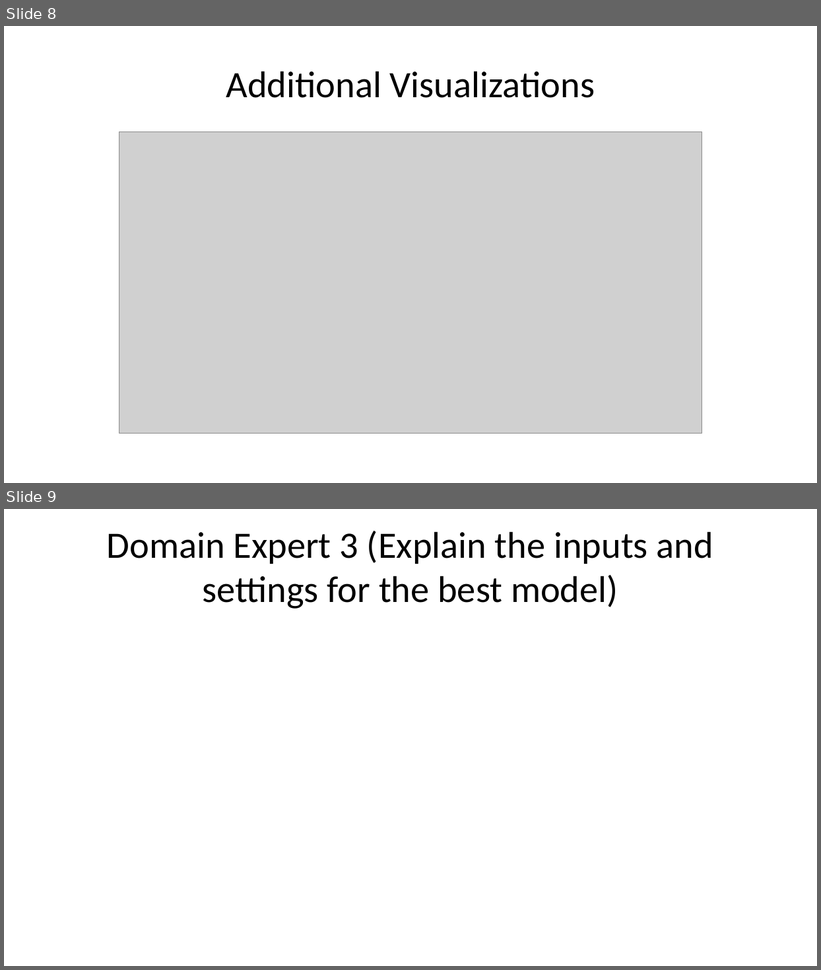
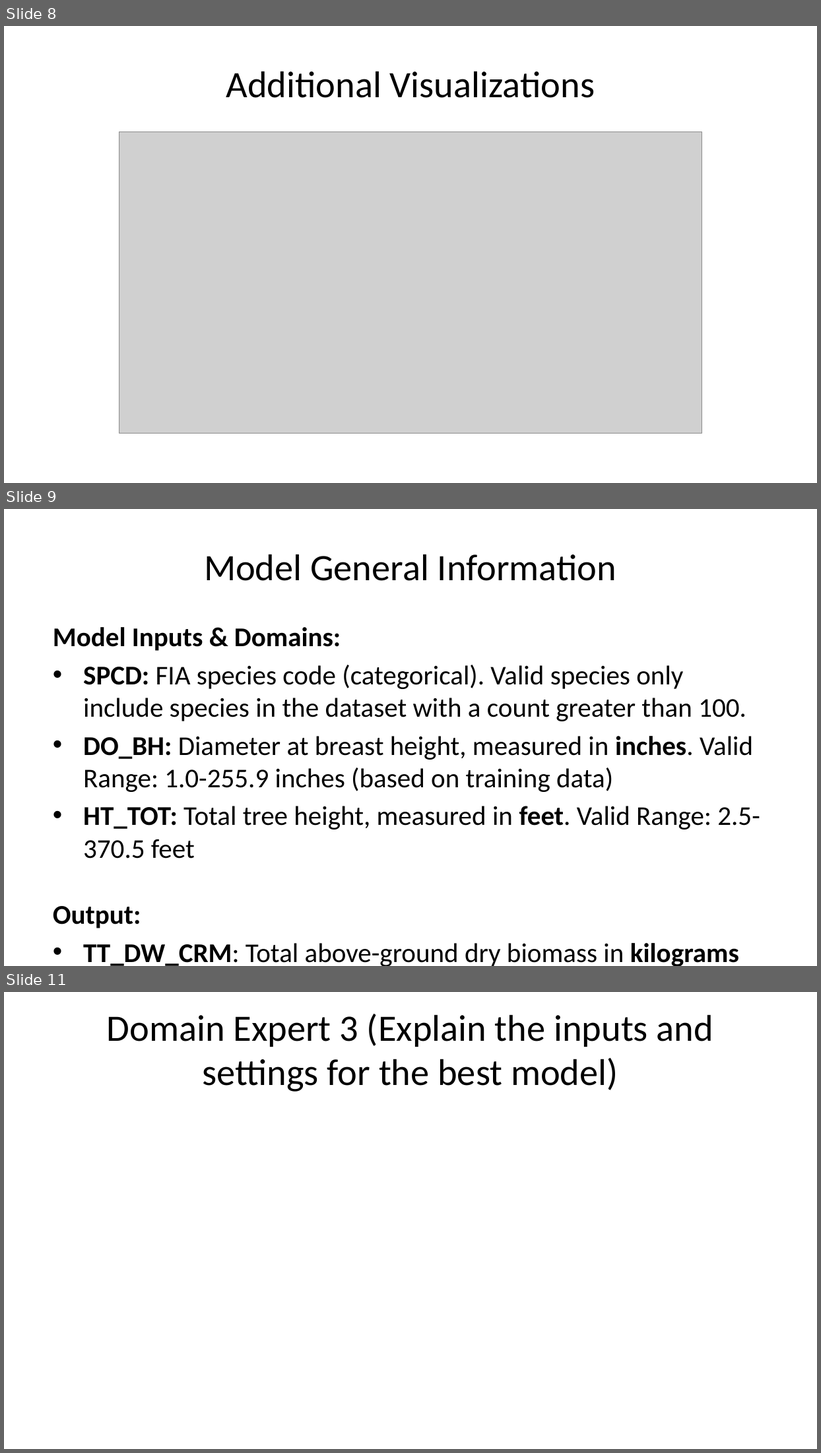
Before and after one commit to deancallahan25/Redwood-Analytics-Portfolio, a slide deck: Project-3/individual-models/data/presentation.pptx. Shown one above the other, each under a label of ours: slides 8 and 9 before the commit, slides 8, 9 and 11 after it; the slides between them are not shown. The pictures are 821x970 and 821x1453 pixels, drawn with LibreOffice and Linux fonts; fonts in the diff are those of the drawing; grey boxes stand for pictures. Boxes give left, top, right and bottom in pixels: in the first picture for what was removed or moved away, otherwise in the second. Text is boxed around its words. In the diff, an @@ line names an element or a change of style, - is before the commit and + after.

Commit message:
adding domain slides

```diff
--- a/Project-3/individual-models/data/presentation.pptx
+++ b/Project-3/individual-models/data/presentation.pptx
@@ slide 9 added at <box>4,509,817,966</box>, background #FFFFFF @@
@@ title added at <box>204,554,616,581</box>, 33 pt, text #000000 @@
+Model General Information
@@ text added at <box>53,627,760,966</box>, 24 pt, text #000000 @@
+Model Inputs & Domains:
+• SPCD: FIA species code (categorical). Valid species only include species in the dataset with a count greater than 100.
+• DO_BH: Diameter at breast height, measured in inches. Valid Range: 1.0-255.9 inches (based on training data)
+• HT_TOT: Total tree height, measured in feet. Valid Range: 2.5-370.5 feet
+Output:
+• TT_DW_CRM: Total above-ground dry biomass in kilograms
@@ what was slide 9 is now slide 11 @@
```
Also in this commit, not shown: 1 slide changed, 1 other slide added, 2 other files.
